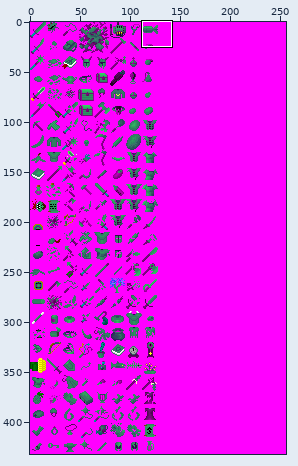
Sprite sheet, stored at Graphics/Item.png. The picture above shows the old version from afar; the outline marks the close-up.
Close-up. Earlier state:
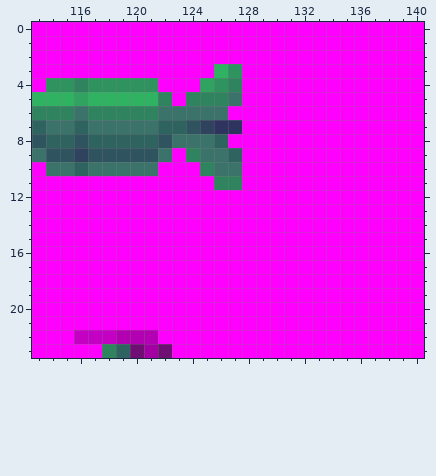
The file is 256x432 pixels. Colours within 5 levels of each other are drawn and written as one. Shown: x 113..140, y 0..23.
After:
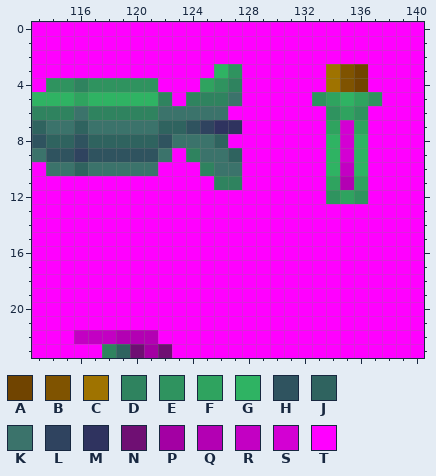
Palette (. is transparent): A #704400  B #7f5300  C #9f7300  D #2f835f  E #2f935f  F #2fa35f  G #2fb363  H #2f535f  J #2f635f  K #3b736b  L #2f435f  M #2f335f  N #6f0f73  P #a300a3  Q #b300b3  R #c300c3  S #d300d3  T #ff00ff
From old to new:
@@ x 131..139 @@
  2 TTTTTTTTT
- 3 TTTTTTTTT
- 4 TTTTTTTTT
- 5 TTTTTTTTT
- 6 TTTTTTTTT
- 7 TTTTTTTTT
- 8 TTTTTTTTT
- 9 TTTTTTTTT
-10 TTTTTTTTT
-11 TTTTTTTTT
-12 TTTTTTTTT
+ 3 TTTCBATTT
+ 4 TTTCBATTT
+ 5 TTEFGFETT
+ 6 TTTEFETTT
+ 7 TTTFSFTTT
+ 8 TTTGSGTTT
+ 9 TTTGSGTTT
+10 TTTGRGTTT
+11 TTTFQFTTT
+12 TTTEFETTT
 13 TTTTTTTTT
Where, in picture pixels (left, top, right, bottom), the same in both close-ups:
changed: (312, 64, 382, 204)
